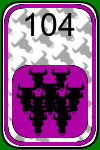
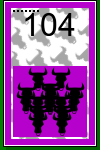
Revision of a layered 100×150 image; what changed, layer by layer:
painted on "Color_7" over [4, 2, 96, 146]
painted on "Color_5" over [4, 2, 96, 146]
painted on "Color_3" over [4, 2, 96, 146]
painted on "Color_2" over [4, 2, 96, 146]
painted on "Border" over [1, 1, 99, 149]
painted on "CardBack" over [6, 3, 94, 144]
painted on "Layer 2" over [1, 0, 97, 148]
painted on "Background" over [6, 0, 100, 150]
